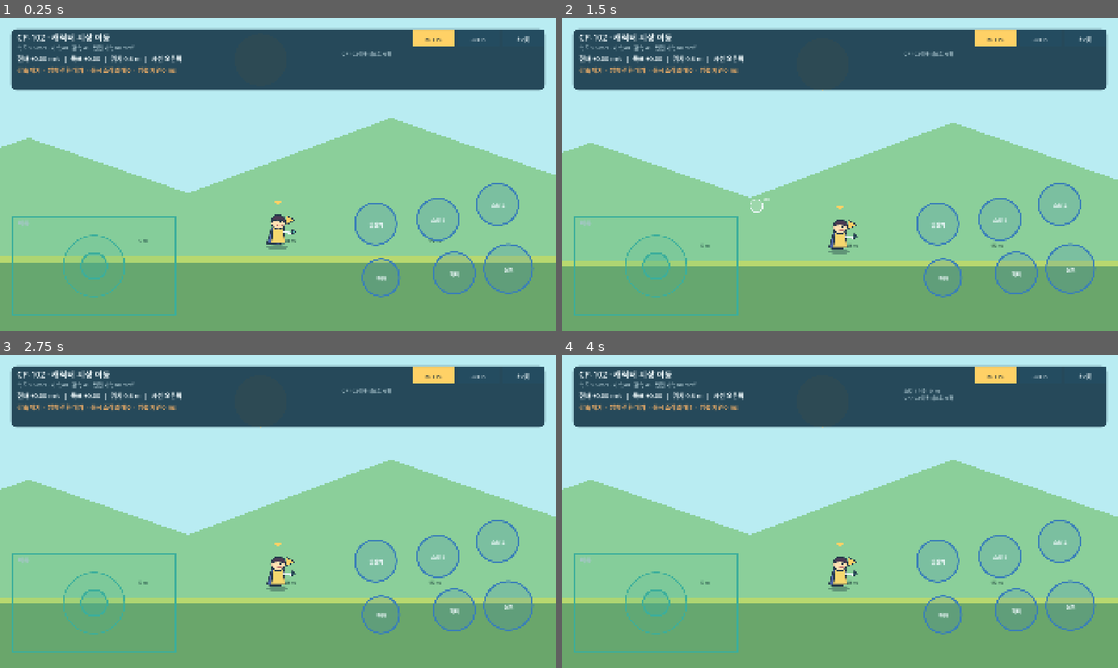
Above: before the commit, frames 1-4 (two rows, left to right).
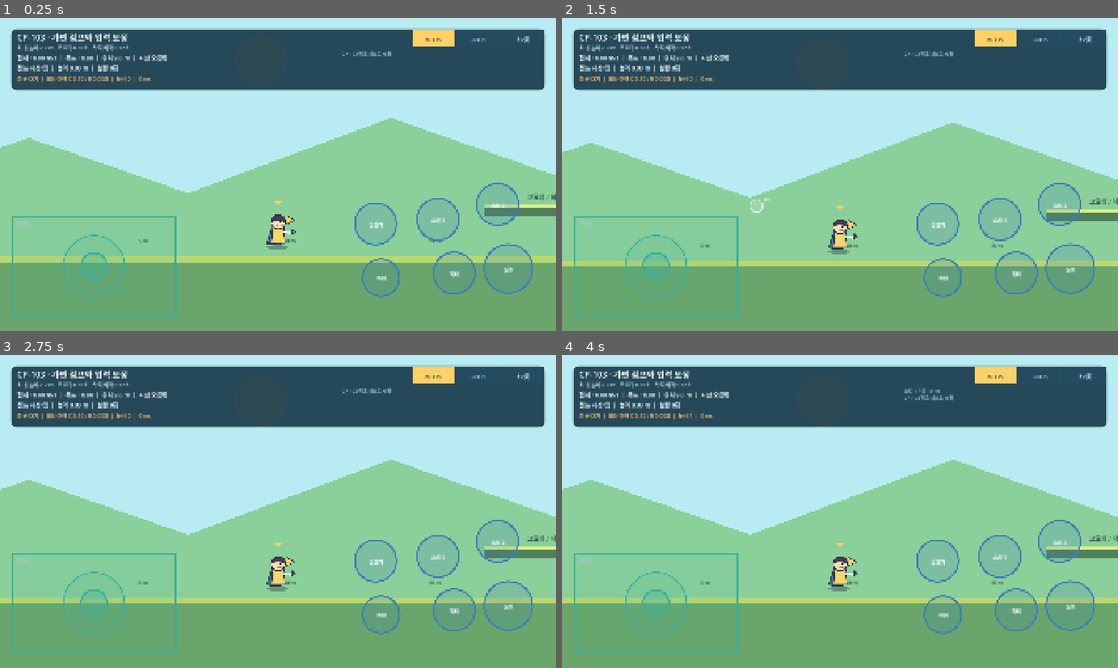
Above: after the commit, the same moments.

Repository: powerfulHimchan/happiness
Game: Godot game, scene res://scenes/movement/ground_movement_sandbox.tscn
Same seed, same stepped clock (60 frames per second), same inputs: the game is played once before the commit and once after it.
Inputs (mouse positions are in pixels of both pictures, inside the frame that each line leads up to):
- Up to frame 1 (0.25 s): no input
- Up to frame 2 (1.5 s): move the mouse to (962, 158) at 0.52 s; click (962, 158) at 0.67 s; tap Enter at 1.25 s; drag from (728, 190) to (812, 237) at 1.27 s
- Up to frame 3 (2.75 s): move the mouse to (333, 442) at 2.02 s; click (333, 442) at 2.17 s
- Up to frame 4 (4 s): tap Space at 2.75 s; drag from (812, 574) to (673, 464) at 2.77 s; tap Enter at 3.5 s; move the mouse to (1006, 558) at 3.52 s; click (1006, 558) at 3.67 s

The runs differ from the first frame. In frame 1, 2.0% of the frame differs, in the area x 3-100%, y 4-64%; in frame 2, 2.0%; in frame 3, 2.0%; in frame 4, 2.0%, in the area x 3-100%, y 4-65%.

Commit message:
feat(movement): add variable jump and input forgiveness

Diff:
--- a/game/scenes/movement/ground_movement_sandbox.tscn
+++ b/game/scenes/movement/ground_movement_sandbox.tscn
@@ -14,6 +14,9 @@
 [sub_resource type="CapsuleShape2D" id="PlayerShape"]
 radius = 36.0
 height = 120.0
+
+[sub_resource type="RectangleShape2D" id="PracticePlatformShape"]
+size = Vector2(650, 40)
 
 [node name="GroundMovementSandbox" type="Node2D"]
 script = ExtResource("1_world")
@@ -35,6 +38,12 @@
 
 [node name="CollisionShape2D" type="CollisionShape2D" parent="RightWall"]
 shape = SubResource("WallShape")
+
+[node name="PracticePlatform" type="StaticBody2D" parent="."]
+position = Vector2(2000, 680)
+
+[node name="CollisionShape2D" type="CollisionShape2D" parent="PracticePlatform"]
+shape = SubResource("PracticePlatformShape")
 
 [node name="Player" type="CharacterBody2D" parent="."]
 position = Vector2(960, 780)
--- a/game/scripts/movement/ground_movement_controls.gd
+++ b/game/scripts/movement/ground_movement_controls.gd
@@ -1,9 +1,11 @@
 extends Control
 
-## CP-102용 모바일 조작 HUD.
+## CP-103용 모바일 조작 HUD.
 ## CP-101의 포인터 소유권과 명령 버퍼를 유지하면서 이동 결과를 표시한다.
 
 signal move_vector_changed(input_vector: Vector2)
+signal jump_pressed
+signal jump_released
 signal reset_requested
 
 const PANEL_COLOR := Color("18394b")
@@ -66,7 +68,7 @@
 func _ready() -> void:
 	Engine.max_fps = 60
 	_refresh_layout()
-	_append_action_log("CP-102 이동 테스트 시작")
+	_append_action_log("CP-103 점프 테스트 시작")
 	queue_redraw()
 
 
@@ -91,6 +93,7 @@
 			command.phase_name(),
 			last_latency_msec,
 		])
+		_dispatch_action_command(command)
 		processed += 1
 
 
@@ -138,6 +141,7 @@
 	move_vector = Vector2.ZERO
 	move_origin = move_zone.get_center()
 	move_vector_changed.emit(Vector2.ZERO)
+	jump_released.emit()
 	queue_redraw()
 
 
@@ -199,6 +203,15 @@
 		pointer_id,
 		Time.get_ticks_msec()
 	)
+
+
+func _dispatch_action_command(command: PlayerCommand) -> void:
+	if command.command_type != PlayerCommand.Type.JUMP:
+		return
+	if command.phase == PlayerCommand.Phase.PRESSED:
+		jump_pressed.emit()
+	elif command.phase == PlayerCommand.Phase.RELEASED:
+		jump_released.emit()
 
 
 func _handle_header_action(position: Vector2) -> bool:
@@ -282,9 +295,9 @@
 		Vector2(safe.size.x - 28.0, clampf(safe.size.y * 0.205, 170.0, 215.0))
 	)
 	draw_style_box(_panel_style(Color(PANEL_COLOR, 0.91)), panel_rect)
-	_draw_text("CP-102 · 캐릭터 지상 이동", panel_rect.position + Vector2(22.0, 40.0), 29)
+	_draw_text("CP-103 · 가변 점프와 입력 보정", panel_rect.position + Vector2(22.0, 40.0), 29)
 	_draw_text(
-		"속도 5.5 m/s · 가속 40 · 감속 45 · 반전 가속 60 m/s²",
+		"최대 높이 2.2 m · 코요테 0.10초 · 착지 버퍼 0.12초",
 		panel_rect.position + Vector2(22.0, 72.0),
 		18,
 		MUTED_TEXT_COLOR
@@ -297,37 +310,38 @@
 	var facing_text := "오른쪽" if facing > 0 else "왼쪽"
 	_draw_text(
 		"현재 %+.2f m/s  |  목표 %+.2f  |  위치 %.1f m  |  시선 %s" % [speed, target, position_m, facing_text],
-		panel_rect.position + Vector2(22.0, 111.0),
-		22
-	)
-
-	var stop_passed: bool = bool(movement_metrics.get("stop_passed", false))
-	var reversal_passed: bool = bool(movement_metrics.get("reversal_passed", false))
-	var stop_text := "감속 PASS" if stop_passed else "감속 대기"
-	var reversal_text := "방향 전환 PASS" if reversal_passed else "방향 전환 대기"
-	var status_color := PASS_COLOR if stop_passed and reversal_passed else WAIT_COLOR
+		panel_rect.position + Vector2(22.0, 108.0),
+		20
+	)
+
+	var jump_state: String = String(movement_metrics.get("jump_state", "지상"))
+	var jump_height: float = float(movement_metrics.get("jump_height_m", 0.0))
+	var jump_count: int = int(movement_metrics.get("jump_count", 0))
+	var jump_held: bool = bool(movement_metrics.get("jump_held", false))
+	var hold_text := "누름" if jump_held else "뗌"
 	_draw_text(
-		"%s  ·  %s  ·  동시 조작 최대 %d  ·  입력 지연 %d ms" % [
-			stop_text,
-			reversal_text,
+		"점프 %s/%s  |  높이 %.2f m  |  실행 %d회" % [jump_state, hold_text, jump_height, jump_count],
+		panel_rect.position + Vector2(22.0, 143.0),
+		20,
+		ACTIVE_COLOR if jump_state != "지상" else TEXT_COLOR
+	)
+
+	var assist: String = String(movement_metrics.get("last_jump_assist", "대기"))
+	var coyote: float = float(movement_metrics.get("coyote_remaining_s", 0.0))
+	var jump_buffer: float = float(movement_metrics.get("jump_buffer_remaining_s", 0.0))
+	var status_color := PASS_COLOR if jump_count > 0 else WAIT_COLOR
+	_draw_text(
+		"최근 %s  |  보정 잔여 C %.2f / B %.2f초  |  동시 %d  |  %d ms" % [
+			assist,
+			coyote,
+			jump_buffer,
 			peak_simultaneous_controls,
 			last_latency_msec,
 		],
-		panel_rect.position + Vector2(22.0, 150.0),
-		20,
+		panel_rect.position + Vector2(22.0, 178.0),
+		18,
 		status_color
 	)
-
-	if stop_passed:
-		_draw_text(
-			"정지 %.2f초 / %.2fm" % [
-				float(movement_metrics.get("stop_time_s", 0.0)),
-				float(movement_metrics.get("stop_distance_m", 0.0)),
-			],
-			panel_rect.position + Vector2(22.0, 183.0),
-			17,
-			MUTED_TEXT_COLOR
-		)
 
 	_draw_button(fps_60_rect, "60 FPS", Engine.max_fps == 60)
 	_draw_button(fps_30_rect, "30 FPS", Engine.max_fps == 30)
--- a/game/scripts/movement/ground_movement_sandbox.gd
+++ b/game/scripts/movement/ground_movement_sandbox.gd
@@ -1,11 +1,12 @@
 extends Node2D
 
-## CP-102 지상 이동 검증 트랙과 UI 연결을 담당한다.
+## CP-103 지상 이동과 점프 검증 트랙, UI 연결을 담당한다.
 
 const TRACK_START := Vector2(960.0, 780.0)
 const TRACK_LEFT := 100.0
 const TRACK_RIGHT := 4900.0
 const FLOOR_TOP := 840.0
+const PRACTICE_PLATFORM_RECT := Rect2(1675.0, 660.0, 650.0, 40.0)
 
 @onready var player: PrototypePlayer = $Player
 @onready var controls: Control = $CanvasLayer/GroundMovementControls
@@ -13,6 +14,8 @@
 
 func _ready() -> void:
 	controls.move_vector_changed.connect(player.set_move_vector)
+	controls.jump_pressed.connect(player.request_jump)
+	controls.jump_released.connect(player.release_jump)
 	controls.reset_requested.connect(_reset_test)
 	player.movement_metrics_changed.connect(controls.update_movement_metrics)
 	controls.update_movement_metrics({
@@ -25,6 +28,14 @@
 		"reversal_passed": false,
 		"stop_time_s": 0.0,
 		"stop_distance_m": 0.0,
+		"jump_state": "지상",
+		"jump_held": false,
+		"jump_count": 0,
+		"jump_height_m": 0.0,
+		"last_jump_height_m": 0.0,
+		"last_jump_assist": "대기",
+		"coyote_remaining_s": 0.0,
+		"jump_buffer_remaining_s": 0.0,
 	})
 	queue_redraw()
 
@@ -36,7 +47,18 @@
 	_draw_hills()
 	draw_rect(Rect2(TRACK_LEFT - 100.0, FLOOR_TOP, TRACK_RIGHT - TRACK_LEFT + 200.0, 300.0), Color("6aa66b"), true)
 	draw_rect(Rect2(TRACK_LEFT - 100.0, FLOOR_TOP, TRACK_RIGHT - TRACK_LEFT + 200.0, 18.0), Color("b8d86f"), true)
+	draw_rect(PRACTICE_PLATFORM_RECT, Color("507f5b"), true)
+	draw_rect(Rect2(PRACTICE_PLATFORM_RECT.position, Vector2(PRACTICE_PLATFORM_RECT.size.x, 10.0)), Color("d9ef85"), true)
 	_draw_track_markers()
+	draw_string(
+		ThemeDB.fallback_font,
+		PRACTICE_PLATFORM_RECT.position + Vector2(145.0, -18.0),
+		"코요테 / 착지 버퍼 연습 발판",
+		HORIZONTAL_ALIGNMENT_LEFT,
+		-1.0,
+		22,
+		Color("315b4c")
+	)
 
 
 func _draw_hills() -> void:
--- a/game/scripts/player/prototype_player.gd
+++ b/game/scripts/player/prototype_player.gd
@@ -1,7 +1,7 @@
 class_name PrototypePlayer
 extends CharacterBody2D
 
-## CP-102 지상 이동 모델.
+## CP-103 지상 이동과 가변 점프 모델.
 ## 100 px를 1 m로 환산해 기획 수치를 물리 좌표에 적용한다.
 
 signal movement_metrics_changed(metrics: Dictionary)
@@ -12,6 +12,11 @@
 const DECELERATION_MPS2 := 45.0
 const TURN_ACCELERATION_MPS2 := 60.0
 const GRAVITY_MPS2 := 28.0
+const MAX_JUMP_HEIGHT_M := 2.2
+const JUMP_SPEED_MPS := 11.1
+const JUMP_RELEASE_VELOCITY_MULTIPLIER := 0.48
+const COYOTE_TIME_S := 0.10
+const JUMP_BUFFER_S := 0.12
 const INPUT_DEAD_ZONE := 0.18
 const STOP_EPSILON_MPS := 0.02
 
@@ -21,6 +26,10 @@
 var reversal_test_passed: bool = false
 var last_stop_time_s: float = 0.0
 var last_stop_distance_m: float = 0.0
+var jump_held: bool = false
+var jump_count: int = 0
+var last_jump_height_m: float = 0.0
+var last_jump_assist: String = "대기"
 var _stop_test_active: bool = false
 var _stop_elapsed_s: float = 0.0
 var _stop_distance_px: float = 0.0
@@ -28,6 +37,12 @@
 var _reversal_test_active: bool = false
 var _reversal_target_sign: int = 0
 var _last_position_x: float = 0.0
+var _coyote_remaining_s: float = 0.0
+var _jump_buffer_remaining_s: float = 0.0
+var _jump_requested_airborne: bool = false
+var _jump_in_progress: bool = false
+var _jump_start_y: float = 0.0
+var _jump_peak_height_m: float = 0.0
 
 @onready var avatar_sprite: Sprite2D = $Avatar/Sprite2D
 
@@ -38,6 +53,10 @@
 
 
 func _physics_process(delta: float) -> void:
+	var grounded_at_start := is_on_floor()
+	_update_jump_windows(delta, grounded_at_start)
+	_try_execute_jump(grounded_at_start)
+
 	var target_speed_px := move_input * MAX_SPEED_MPS * PIXELS_PER_METER
 	var rate_mps2 := _movement_rate_mps2(target_speed_px)
 	velocity.x = move_toward(
@@ -50,12 +69,13 @@
 		and absf(velocity.x) < STOP_EPSILON_MPS * PIXELS_PER_METER:
 		velocity.x = 0.0
 
-	if not is_on_floor():
+	if not grounded_at_start or velocity.y < 0.0:
 		velocity.y += GRAVITY_MPS2 * PIXELS_PER_METER * delta
 	else:
 		velocity.y = minf(velocity.y, 0.0)
 
 	move_and_slide()
+	_update_jump_metrics(grounded_at_start)
 	_update_movement_tests(delta)
 	_emit_metrics()
 
@@ -86,12 +106,28 @@
 	move_input = new_input
 
 
+func request_jump() -> void:
+	jump_held = true
+	_jump_buffer_remaining_s = JUMP_BUFFER_S
+	_jump_requested_airborne = not is_on_floor()
+
+
+func release_jump() -> void:
+	jump_held = false
+	if velocity.y < 0.0:
+		velocity.y *= JUMP_RELEASE_VELOCITY_MULTIPLIER
+
+
 func reset_movement_test(spawn_position: Vector2) -> void:
 	global_position = spawn_position
 	velocity = Vector2.ZERO
 	move_input = 0.0
 	facing_direction = 1
 	avatar_sprite.flip_h = false
+	jump_held = false
+	jump_count = 0
+	last_jump_height_m = 0.0
+	last_jump_assist = "대기"
 	stop_test_passed = false
 	reversal_test_passed = false
 	last_stop_time_s = 0.0
@@ -103,6 +139,12 @@
 	_reversal_test_active = false
 	_reversal_target_sign = 0
 	_last_position_x = global_position.x
+	_coyote_remaining_s = 0.0
+	_jump_buffer_remaining_s = 0.0
+	_jump_requested_airborne = false
+	_jump_in_progress = false
+	_jump_start_y = global_position.y
+	_jump_peak_height_m = 0.0
 	_emit_metrics()
 
 
@@ -125,6 +167,55 @@
 
 func _direction_sign(value: float) -> int:
 	return int(signf(value))
+
+
+func _update_jump_windows(delta: float, grounded: bool) -> void:
+	if grounded:
+		_coyote_remaining_s = COYOTE_TIME_S
+	else:
+		_coyote_remaining_s = maxf(0.0, _coyote_remaining_s - delta)
+	_jump_buffer_remaining_s = maxf(0.0, _jump_buffer_remaining_s - delta)
+
+
+func _try_execute_jump(grounded: bool) -> void:
+	if _jump_buffer_remaining_s <= 0.0 or _coyote_remaining_s <= 0.0:
+		return
+
+	if _jump_requested_airborne and grounded:
+		last_jump_assist = "착지 버퍼"
+	elif not grounded:
+		last_jump_assist = "코요테"
+	else:
+		last_jump_assist = "일반"
+
+	var launch_multiplier := 1.0 if jump_held else JUMP_RELEASE_VELOCITY_MULTIPLIER
+	velocity.y = -JUMP_SPEED_MPS * PIXELS_PER_METER * launch_multiplier
+	jump_count += 1
+	_jump_in_progress = true
+	_jump_start_y = global_position.y
+	_jump_peak_height_m = 0.0
+	_jump_buffer_remaining_s = 0.0
+	_coyote_remaining_s = 0.0
+	_jump_requested_airborne = false
+
+
+func _update_jump_metrics(grounded_before_move: bool) -> void:
+	if _jump_in_progress and not is_on_floor():
+		_jump_peak_height_m = maxf(
+			_jump_peak_height_m,
+			(_jump_start_y - global_position.y) / PIXELS_PER_METER
+		)
+	if _jump_in_progress and not grounded_before_move and is_on_floor():
+		last_jump_height_m = _jump_peak_height_m
+		_jump_in_progress = false
+
+
+func _jump_state_name() -> String:
+	if is_on_floor():
+		return "지상"
+	if velocity.y < 0.0:
+		return "상승"
+	return "하강"
 
 
 func _update_movement_tests(delta: float) -> void:
@@ -156,4 +247,12 @@
 		"reversal_passed": reversal_test_passed,
 		"stop_time_s": last_stop_time_s,
 		"stop_distance_m": last_stop_distance_m,
+		"jump_state": _jump_state_name(),
+		"jump_held": jump_held,
+		"jump_count": jump_count,
+		"jump_height_m": _jump_peak_height_m if _jump_in_progress else last_jump_height_m,
+		"last_jump_height_m": last_jump_height_m,
+		"last_jump_assist": last_jump_assist,
+		"coyote_remaining_s": _coyote_remaining_s,
+		"jump_buffer_remaining_s": _jump_buffer_remaining_s,
 	})
Not shown, changed: game/export_presets.cfg
Not shown: 1 places in game/scenes/movement/ground_movement_sandbox.tscn that only renumber resources
Not shown, changed: .github/workflows/build-android-apk.yml
Not shown, changed: README.md
Not shown, changed: docs/prototype/CP001_CP002_STATUS.md
Not shown, changed: game/README.md
Not shown, changed: scripts/check_godot_project.sh
